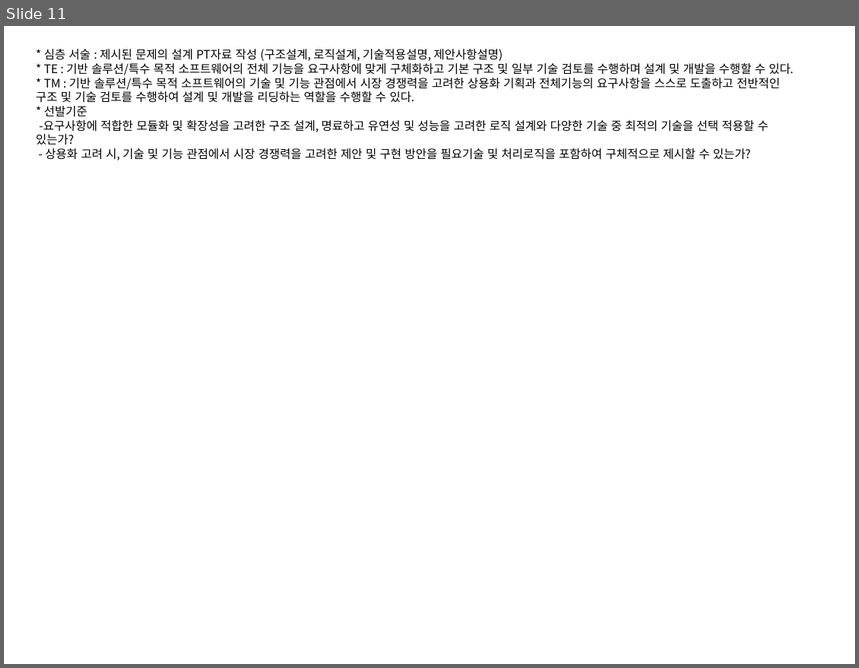
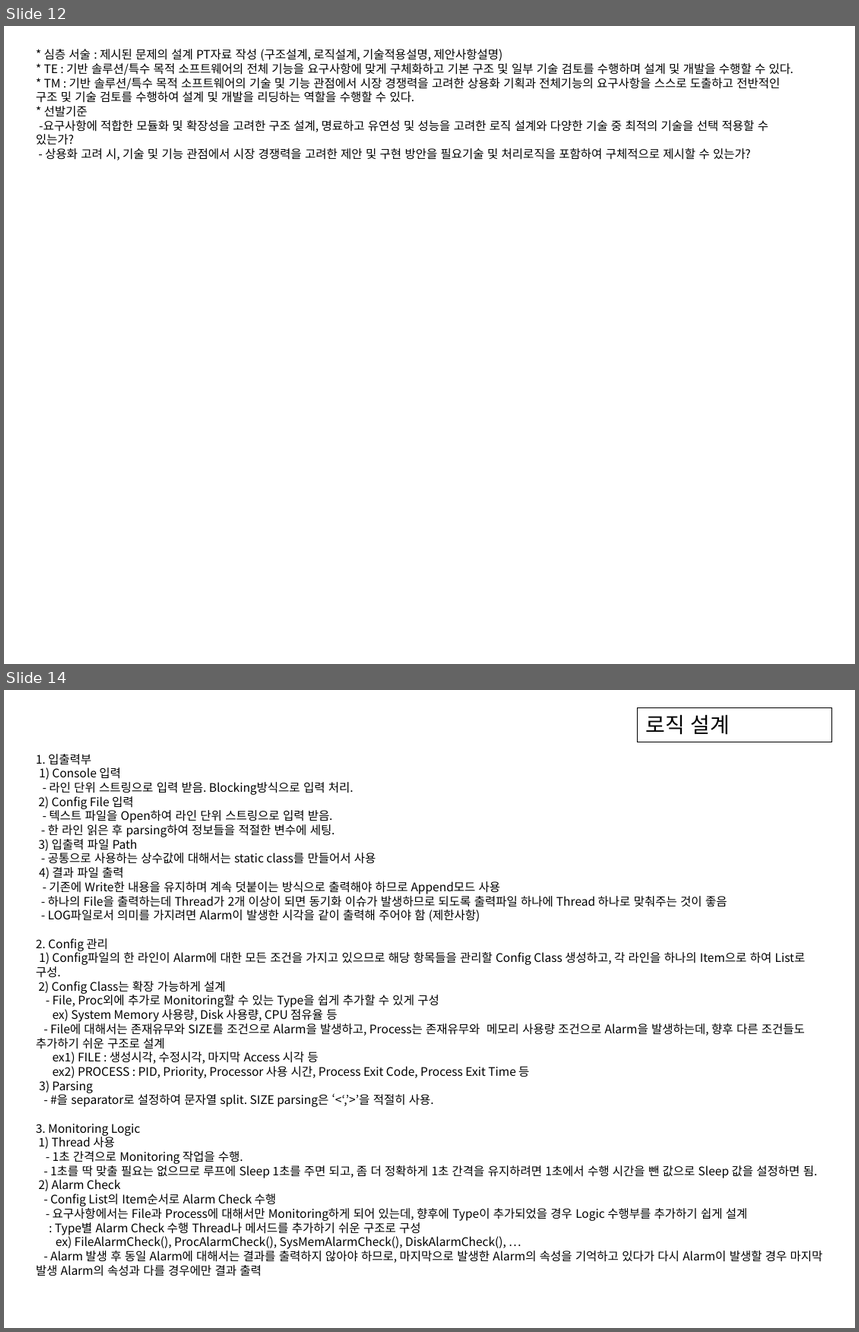
Before and after one commit to ambidext/CS_ConsoleGit, a slide deck: Monitoring/fc.pptx. Shown one above the other, each under a label of ours: slide 11 before the commit, slides 12 and 14 after it; the slides between them are not shown. The pictures are 859x668 and 859x1332 pixels, drawn with LibreOffice and Linux fonts; fonts in the diff are those of the drawing. Boxes give left, top, right and bottom in pixels: in the first picture for what was removed or moved away, otherwise in the second. Text is boxed around its words. In the diff, an @@ line names an element or a change of style, - is before the commit and + after.

```diff
--- a/Monitoring/fc.pptx
+++ b/Monitoring/fc.pptx
@@ slide 14 added at (4, 690, 855, 1328), background #FFFFFF @@
@@ rectangle added at (637, 708, 832, 742), outline #000000 0.75 pt, 18 pt, text #000000 @@
+로직 설계
@@ text added at (36, 754, 823, 1277), 10 pt, text #000000 @@
+1. 입출력부
+1) Console 입력
+- 라인 단위 스트링으로 입력 받음. Blocking방식으로 입력 처리.
+2) Config File 입력
+- 텍스트 파일을 Open하여 라인 단위 스트링으로 입력 받음.
+- 한 라인 읽은 후 parsing하여 정보들을 적절한 변수에 세팅.
+3) 입출력 파일 Path
+- 공통으로 사용하는 상수값에 대해서는 static class를 만들어서 사용
+4) 결과 파일 출력
+- 기존에 Write한 내용을 유지하며 계속 덧붙이는 방식으로 출력해야 하므로 Append모드 사용
+- 하나의 File을 출력하는데 Thread가 2개 이상이 되면 동기화 이슈가 발생하므로 되도록 출력파일 하나에 Thread 하나로 맞춰주는 것이 좋음
+- LOG파일로서 의미를 가지려면 Alarm이 발생한 시각을 같이 출력해 주어야 함 (제한사항)
+2. Config 관리
+1) Config파일의 한 라인이 Alarm에 대한 모든 조건을 가지고 있으므로 해당 항목들을 관리할 Config Class 생성하고, 각 라인을 하나의 Item으로 하여 List로 구성.
+2) Config Class는 확장 가능하게 설계
+- File, Proc외에 추가로 Monitoring할 수 있는 Type을 쉽게 추가할 수 있게 구성
+ex) System Memory 사용량, Disk 사용량, CPU 점유율 등
+- File에 대해서는 존재유무와 SIZE를 조건으로 Alarm을 발생하고, Process는 존재유무와 메모리 사용량 조건으로 Alarm을 발생하는데, 향후 다른 조건들도 추가하기 쉬운 구조로 설계
+ex1) FILE : 생성시각, 수정시각, 마지막 Access 시각 등
+ex2) PROCESS : PID, Priority, Processor 사용 시간, Process Exit Code, Process Exit Time 등
+3) Parsing
+- #을 separator로 설정하여 문자열 split. SIZE parsing은 ‘<‘,’>’을 적절히 사용.
+3. Monitoring Logic
+1) Thread 사용
+- 1초 간격으로 Monitoring 작업을 수행.
+- 1초를 딱 맞출 필요는 없으므로 루프에 Sleep 1초를 주면 되고, 좀 더 정확하게 1초 간격을 유지하려면 1초에서 수행 시간을 뺀 값으로 Sleep 값을 설정하면 됨.
+2) Alarm Check
+- Config List의 Item순서로 Alarm Check 수행
+- 요구사항에서는 File과 Process에 대해서만 Monitoring하게 되어 있는데, 향후에 Type이 추가되었을 경우 Logic 수행부를 추가하기 쉽게 설계
+: Type별 Alarm Check 수행 Thread나 메서드를 추가하기 쉬운 구조로 구성
+ex) FileAlarmCheck(), ProcAlarmCheck(), SysMemAlarmCheck(), DiskAlarmCheck(), …
+- Alarm 발생 후 동일 Alarm에 대해서는 결과를 출력하지 않아야 하므로, 마지막으로 발생한 Alarm의 속성을 기억하고 있다가 다시 Alarm이 발생할 경우 마지막 발생 Alarm의 속성과 다를 경우에만 결과 출력
@@ what was slide 11 is now slide 12 @@
```
Also in this commit, not shown: 5 slides changed, 2 other slides added, 1 slide removed, 6 other files.
